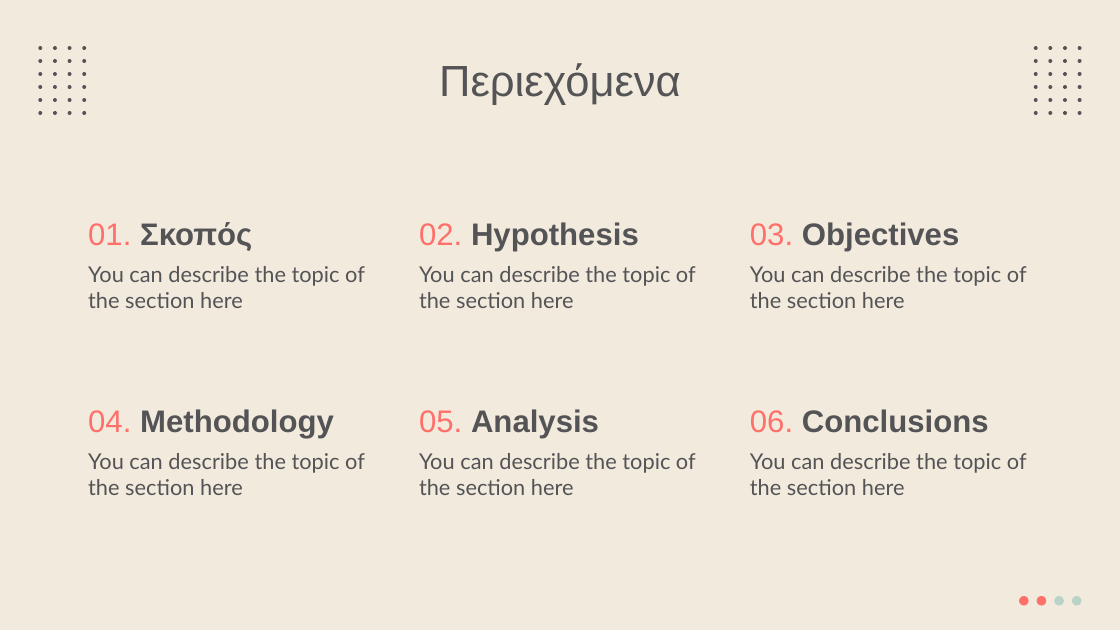
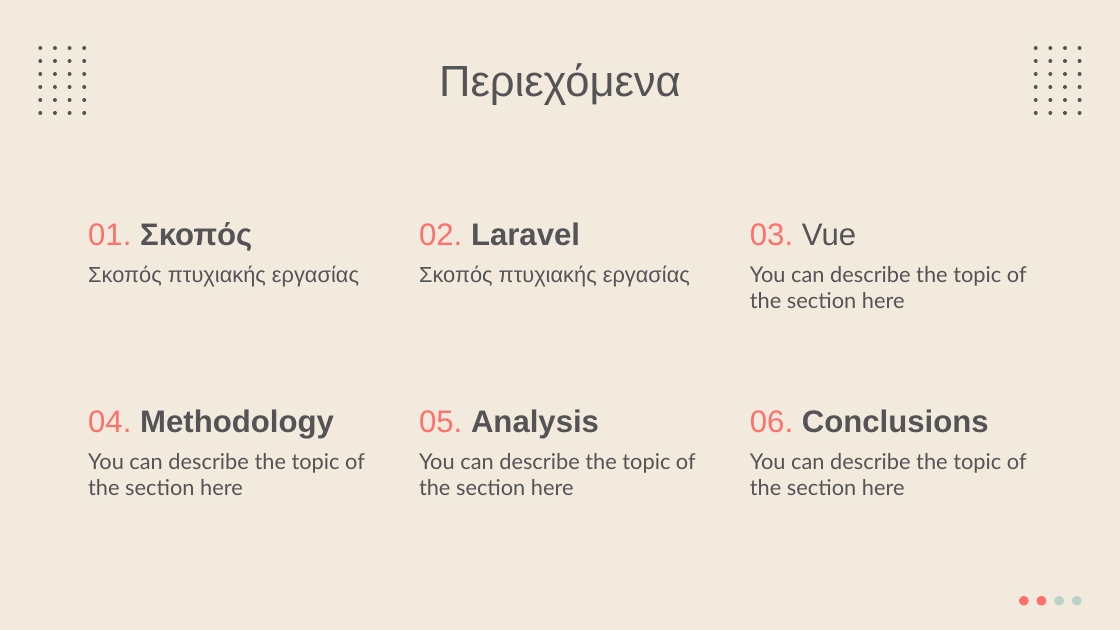
Before and after one commit to Button99/Rental-Accommodation, a slide deck: slide 3 of Thesis PowerPoint.pptx. Drawn at 1120x630 pixels with LibreOffice and Linux fonts; fonts in the diff are those of the drawing. Boxes give left, top, right and bottom in pixels: in the first picture for what was removed or moved away, otherwise in the second. Text is boxed around its words. In the diff, an @@ line names an element or a change of style, - is before the commit and + after.

Commit message:
Laravel-Vue
Finished Laravel-Vue chapter

```diff
--- a/Thesis PowerPoint.pptx
+++ b/Thesis PowerPoint.pptx
@@ title at (x1=419, y1=222, x2=580, y2=246): text changed @@
-02. Hypothesis
+02. Laravel
@@ title at (x1=750, y1=223, x2=856, y2=246): text changed; text colour #545457 to #FF706B; bold off @@
-03. Objectives
+03. Vue
@@ subtitle at (x1=88, y1=265, x2=359, y2=286): text changed; font Lato to Arial @@
-You can describe the topic of the section here
+Σκοπός πτυχιακής εργασίας
@@ subtitle at (x1=419, y1=265, x2=690, y2=286): text changed; font Lato to Arial @@
-You can describe the topic of the section here
+Σκοπός πτυχιακής εργασίας
```
Also in this commit, not shown: 4 other slides changed, 5 slides added, 2 slides removed, 1 other file.
